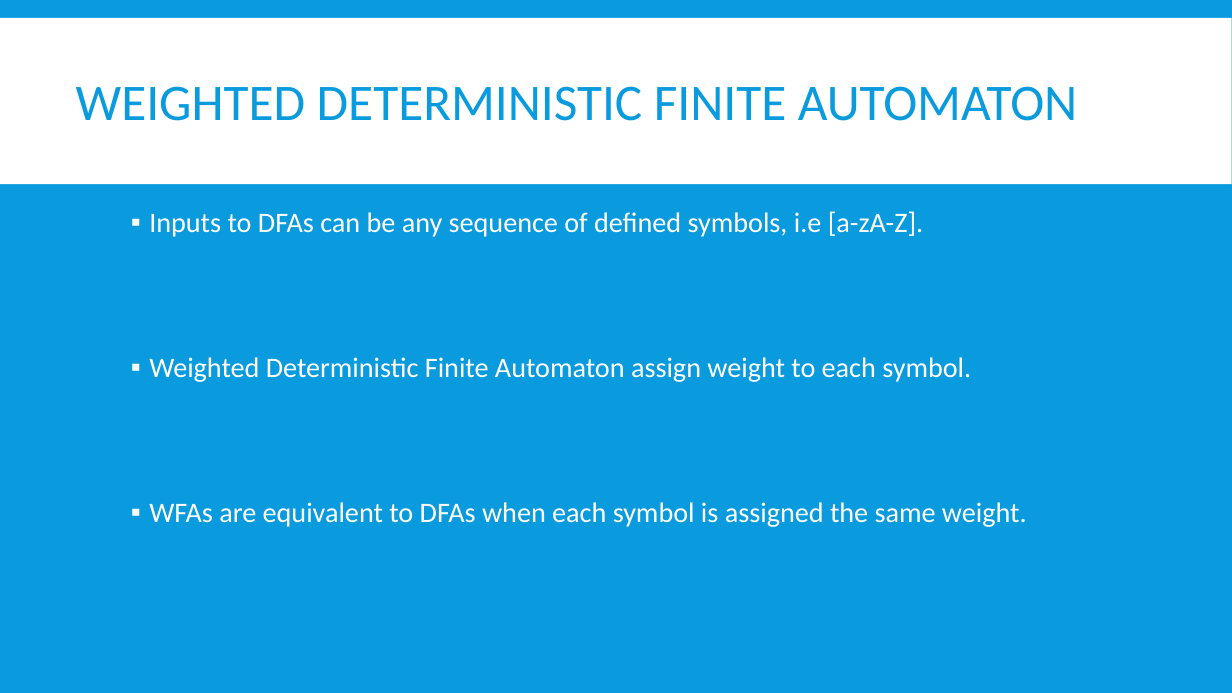
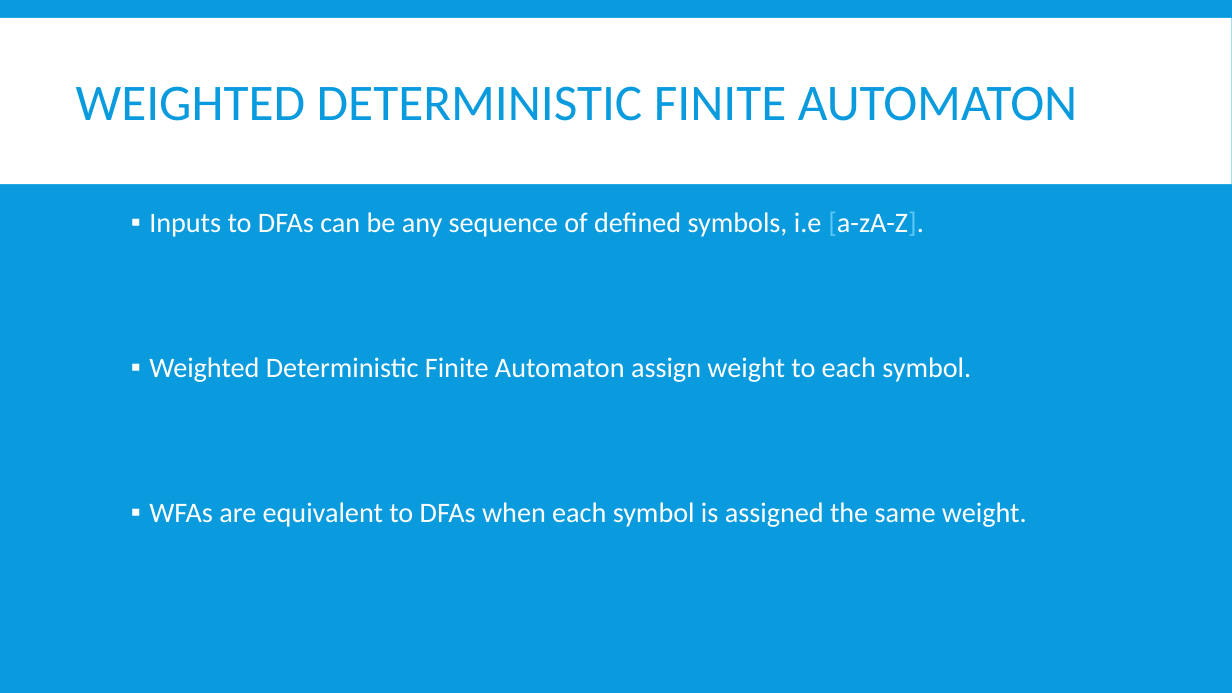
Before and after one commit to Jacobsma/CS477-Project, a slide deck: slide 4 of project.pptx. Drawn at 1232x693 pixels with LibreOffice and Linux fonts; fonts in the diff are those of the drawing. Boxes give left, top, right and bottom in pixels: in the first picture for what was removed or moved away, otherwise in the second. Text is boxed around its words. In the diff, an @@ line names an element or a change of style, - is before the commit and + after.

Commit message:
Formatting changes

```diff
--- a/project.pptx
+++ b/project.pptx
@@ text at <box>149,212,924,237</box>: text colour #FFFFFF to #5EC8F8 in "[a-zA-Z]." @@
```
